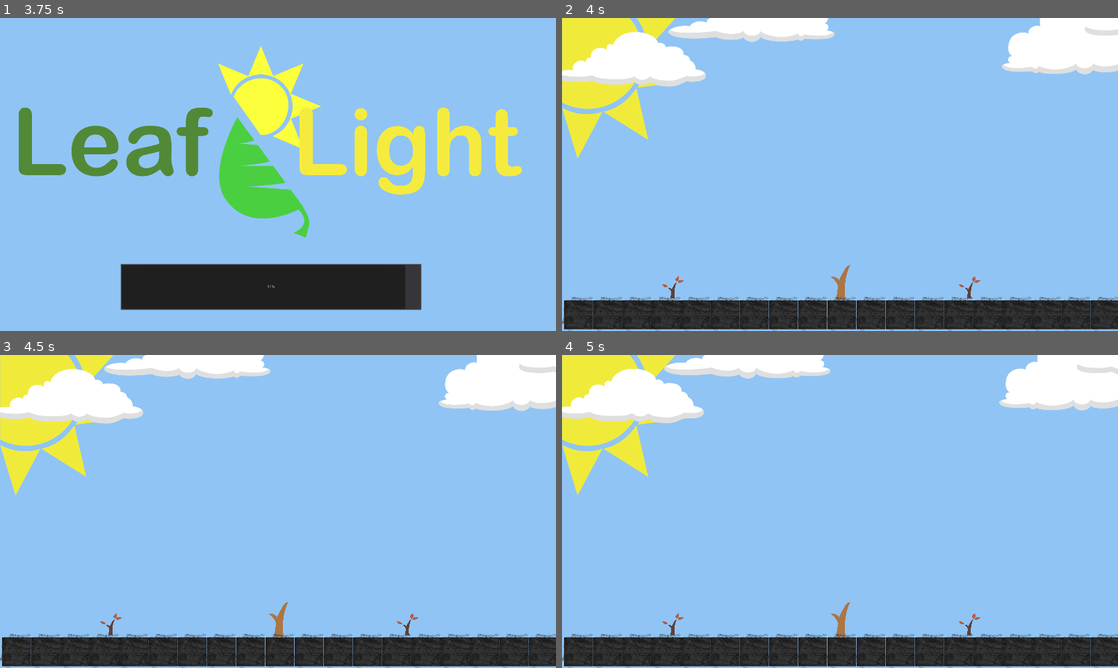
Above: before the commit, frames 1-4 (two rows, left to right).
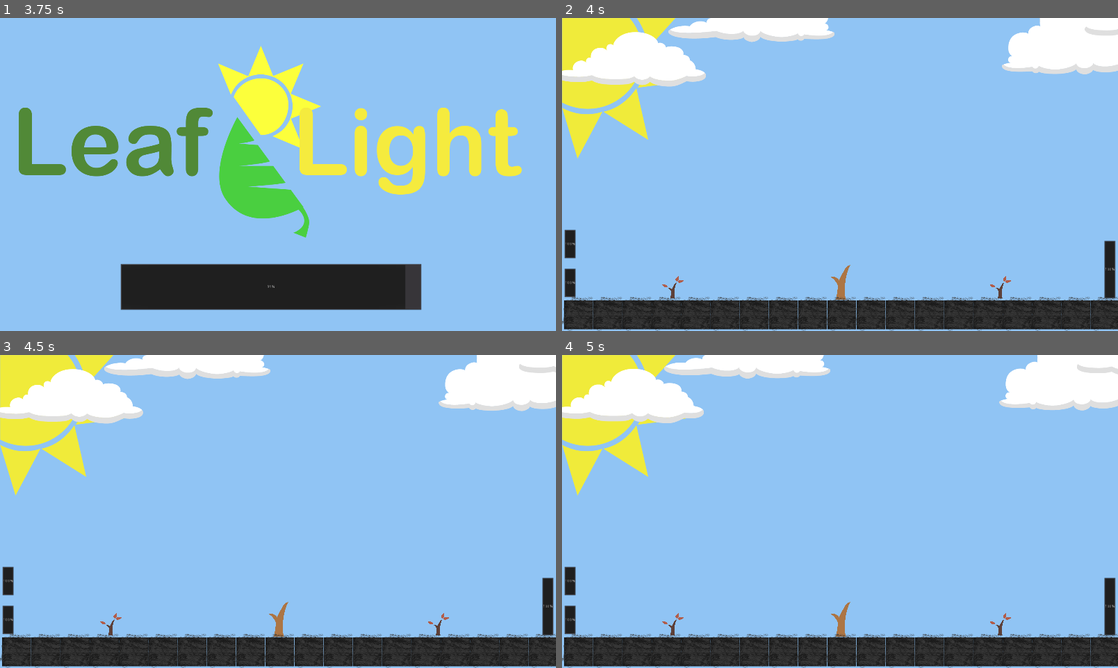
Above: after the commit, the same moments.

Repository: ibryanUW/leaf_light
Game: Godot game, scene res://main_menu/menu_screen.tscn
The game is run twice, just before and just after one commit, with the same random seed, the same clock (stepped at 60 frames per second) and the same inputs.
Inputs (mouse positions are in pixels of both pictures, inside the frame that each line leads up to):
- Up to frame 1 (3.75 s): click (77, 130) at 0.5 s
- Up to frame 2 (4 s): no input
- Up to frame 3 (4.5 s): no input
- Up to frame 4 (5 s): no input

Frame 1 is identical in both runs. In frame 2, 0.9% of the frame differs, in the area x 0-100%, y 67-90%; in frame 3, 0.9%; in frame 4, 0.9%.
Error after the commit: Invalid call. Nonexistent function 'rect_size' in base 'StreamTexture'. (res://SunlightTileGenerator.gd:14)

Commit message:
Sunlight Spot Generation & Other Updates
Still working on the turn based movement tests and need to build out the system for checking the compatibility between two sprites when building a branch. This is tricky but not impossible. 

Got sunlight to show on screen at start of game but still working on getting the size right.

Diff:
--- a/Scenes/GameStarted/AfterFirstMove.tscn
+++ b/Scenes/GameStarted/AfterFirstMove.tscn
@@ -1,8 +1,9 @@
 [gd_scene load_steps=5 format=2]
 
 [ext_resource path="res://scenery_objects/ground@0.5x.png" type="Texture" id=1]
-[ext_resource path="res://tree_sprites/B IMD 363 Leaf and Light tree 1.png" type="Texture" id=2]
+[ext_resource path="res://tree_sprites/tree_1.png" type="Texture" id=2]
 [ext_resource path="res://scenery_objects/B IMD 363 Leaf and Light enemy tree 1.png" type="Texture" id=3]
+
 
 [sub_resource type="RectangleShape2D" id=1]
 extents = Vector2( 31.9999, 48.0001 )
--- a/Scenes/main_game/NewGameScene.tscn
+++ b/Scenes/main_game/NewGameScene.tscn
@@ -1,16 +1,62 @@
-[gd_scene load_steps=8 format=2]
+[gd_scene load_steps=9 format=2]
 
 [ext_resource path="res://scenery_objects/ground@2x.png" type="Texture" id=1]
-[ext_resource path="res://tree_sprites/B IMD 363 Leaf and Light tree 1.png" type="Texture" id=2]
+[ext_resource path="res://tree_sprites/tree_1.png" type="Texture" id=2]
 [ext_resource path="res://scenery_objects/B IMD 363 Leaf and Light enemy tree 1.png" type="Texture" id=3]
 [ext_resource path="res://Scenes/main_game/CloudsRolling.tscn" type="PackedScene" id=4]
 [ext_resource path="res://Scenes/main_game/PlayerCharacter.gd" type="Script" id=5]
 [ext_resource path="res://scenery_objects/B IMD 363 Leaf and Light sun.png" type="Texture" id=6]
+[ext_resource path="res://Scenes/main_game/Sunlight_Grid.tscn" type="PackedScene" id=7]
 
 [sub_resource type="RectangleShape2D" id=1]
 extents = Vector2( 31.9999, 48.0001 )
 
 [node name="NewGameSetup" type="Node2D"]
+z_index = -5
+
+[node name="CloudsRollingOverhead" parent="." instance=ExtResource( 4 )]
+z_index = -4
+
+[node name="DaSun" type="TextureRect" parent="."]
+margin_right = 474.0
+margin_bottom = 485.0
+texture = ExtResource( 6 )
+__meta__ = {
+"_edit_use_anchors_": false
+}
+
+[node name="PlayerEnergy" type="ProgressBar" parent="."]
+margin_left = 1872.0
+margin_top = 768.0
+margin_right = 1912.0
+margin_bottom = 968.0
+hint_tooltip = "Your Tree"
+step = 5.0
+value = 100.0
+
+[node name="NPC_Left_Energy" type="ProgressBar" parent="."]
+margin_left = 8.0
+margin_top = 864.0
+margin_right = 48.0
+margin_bottom = 964.0
+hint_tooltip = "Tree, Left"
+step = 5.0
+value = 100.0
+__meta__ = {
+"_edit_use_anchors_": false
+}
+
+[node name="NPC_Right_Energy" type="ProgressBar" parent="."]
+margin_left = 8.0
+margin_top = 730.081
+margin_right = 48.0
+margin_bottom = 830.081
+hint_tooltip = "Tree, Right"
+step = 5.0
+value = 100.0
+__meta__ = {
+"_edit_use_anchors_": false
+}
 
 [node name="PlayerCharacter" type="KinematicBody2D" parent="."]
 position = Vector2( 960, 912 )
@@ -36,7 +82,7 @@
 shape = SubResource( 1 )
 
 [node name="NonPlayerCharacterRight" type="KinematicBody2D" parent="."]
-position = Vector2( 1408, 928 )
+position = Vector2( 1515, 928 )
 
 [node name="NPCRight" type="Sprite" parent="NonPlayerCharacterRight"]
 scale = Vector2( 0.267903, 0.214621 )
@@ -231,12 +277,4 @@
 "_edit_use_anchors_": false
 }
 
-[node name="CloudsRollingOverhead" parent="." instance=ExtResource( 4 )]
-
-[node name="DaSun" type="TextureRect" parent="."]
-margin_right = 474.0
-margin_bottom = 485.0
-texture = ExtResource( 6 )
-__meta__ = {
-"_edit_use_anchors_": false
-}
+[node name="Sunlight_Grid" parent="." instance=ExtResource( 7 )]
--- a/Scenes/main_game/PlayerCharacter.gd
+++ b/Scenes/main_game/PlayerCharacter.gd
@@ -1,8 +1,9 @@
 extends KinematicBody2D
+
 
 func _ready():
 	print("Entering the main player script now...")
 
-
 func play_turn():
+	# Check
 	pass
--- /dev/null
+++ b/Scenes/main_game/Sunlight_Grid.tscn
@@ -0,0 +1,6 @@
+[gd_scene load_steps=2 format=2]
+
+[ext_resource path="res://SunlightTileGenerator.gd" type="Script" id=1]
+
+[node name="Sunlight_Grid" type="Node2D"]
+script = ExtResource( 1 )
--- /dev/null
+++ b/SunlightTileGenerator.gd
@@ -0,0 +1,15 @@
+extends Node2D
+
+func _ready():
+	print("making some sunlight happen yo")
+	var sun_spot_1 = TextureRect.new()
+	sun_spot_1.texture = load("res://scenery_objects/sunlight_tile_1.png")
+	sun_spot_1.anchor_left = 0
+	sun_spot_1.anchor_right = 0
+	sun_spot_1.anchor_bottom = 0
+	sun_spot_1.anchor_top = 0
+
+	var sunlight_dimensions = sun_spot_1.texture.get_size()
+	print(sunlight_dimensions)
+	sun_spot_1.texture.rect_size(100,100)
+	add_child(sun_spot_1)
Renamed: scenery_objects/B IMD 363 Leaf and Light sunlight.png -> scenery_objects/sunlight_tile_1.png
Not shown, changed: scenery_objects/sunlight_tile_1.png.import
Renamed: scenery_objects/B IMD 363 Leaf and Light sunlight 2.png -> scenery_objects/sunlight_tile_2.png
Not shown, changed: scenery_objects/sunlight_tile_2.png.import
Not shown, removed: tree_sprites/B IMD 363 Leaf and Light tree 1 w leaves.png.import
Binary file removed: tree_sprites/B IMD 363 Leaf and Light.png
Renamed: tree_sprites/B IMD 363 Leaf and Light branch 1 ver 2.png -> tree_sprites/branch_1.png
Not shown, changed: tree_sprites/branch_1.png.import
Renamed: tree_sprites/B IMD 363 Leaf and Light branch 1 w leaves.png -> tree_sprites/branch_1_w_leaves.png
Not shown, changed: tree_sprites/branch_1_w_leaves.png.import
Renamed: tree_sprites/B IMD 363 Leaf and Light branch 2.png -> tree_sprites/branch_2.png
Not shown, changed: tree_sprites/branch_2.png.import
(and 22 more such lines)
